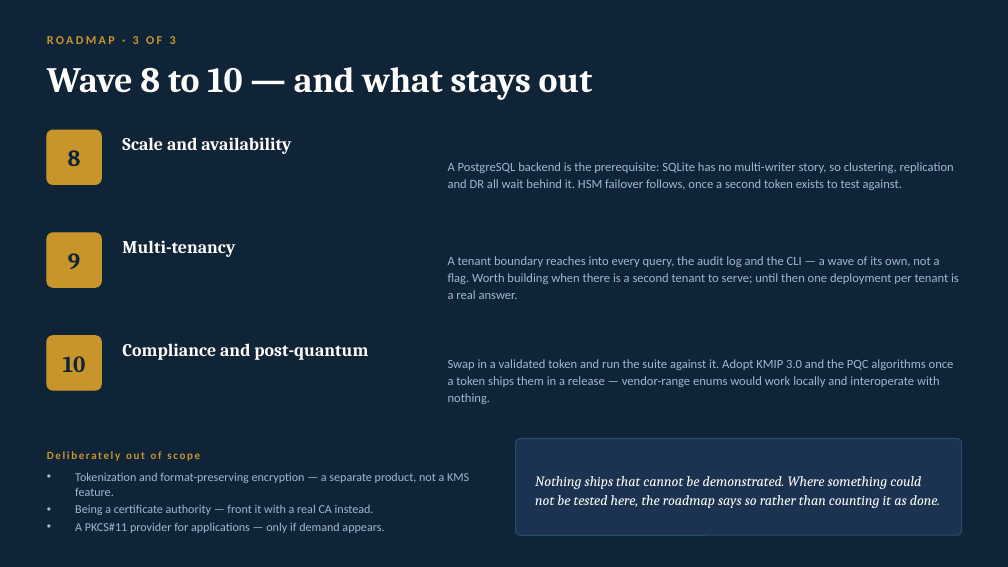
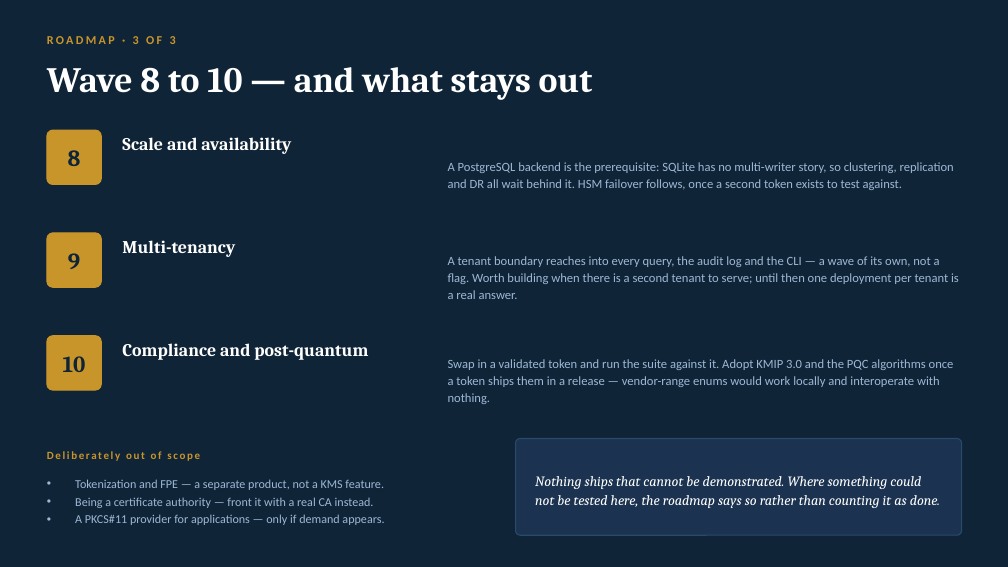
Before and after one commit to Gaillotte/Noida, a slide deck: slide 15 of KMIP_PKCS11_Overview_Deck.pptx. Drawn at 1008x567 pixels with LibreOffice and Linux fonts; fonts in the diff are those of the drawing. Boxes give left, top, right and bottom in pixels: in the first picture for what was removed or moved away, otherwise in the second. Text is boxed around its words. In the diff, an @@ line names an element or a change of style, - is before the commit and + after.

```diff
--- a/KMIP_PKCS11_Overview_Deck.pptx
+++ b/KMIP_PKCS11_Overview_Deck.pptx
@@ text at (75, 479, 384, 490): text changed @@
-• Tokenization and format-preserving encryption — a separate product, not a KMS feature.
+• Tokenization and FPE — a separate product, not a KMS feature.
```
Also in this commit, not shown: 8 other slides changed, 4 other files.
